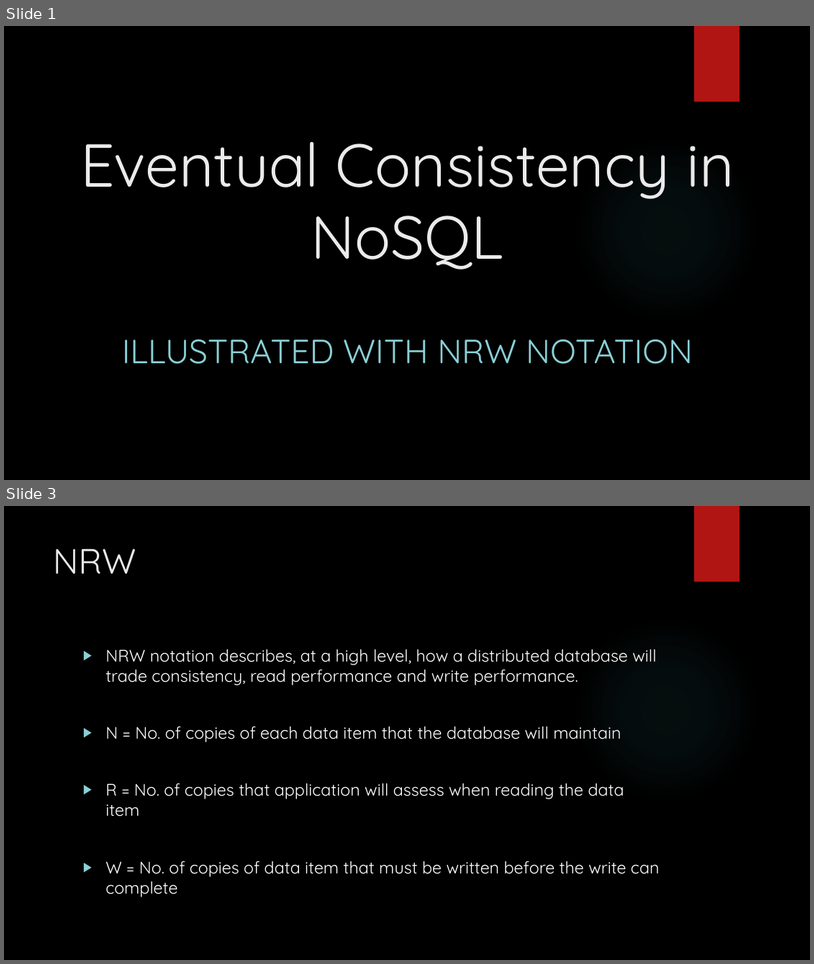
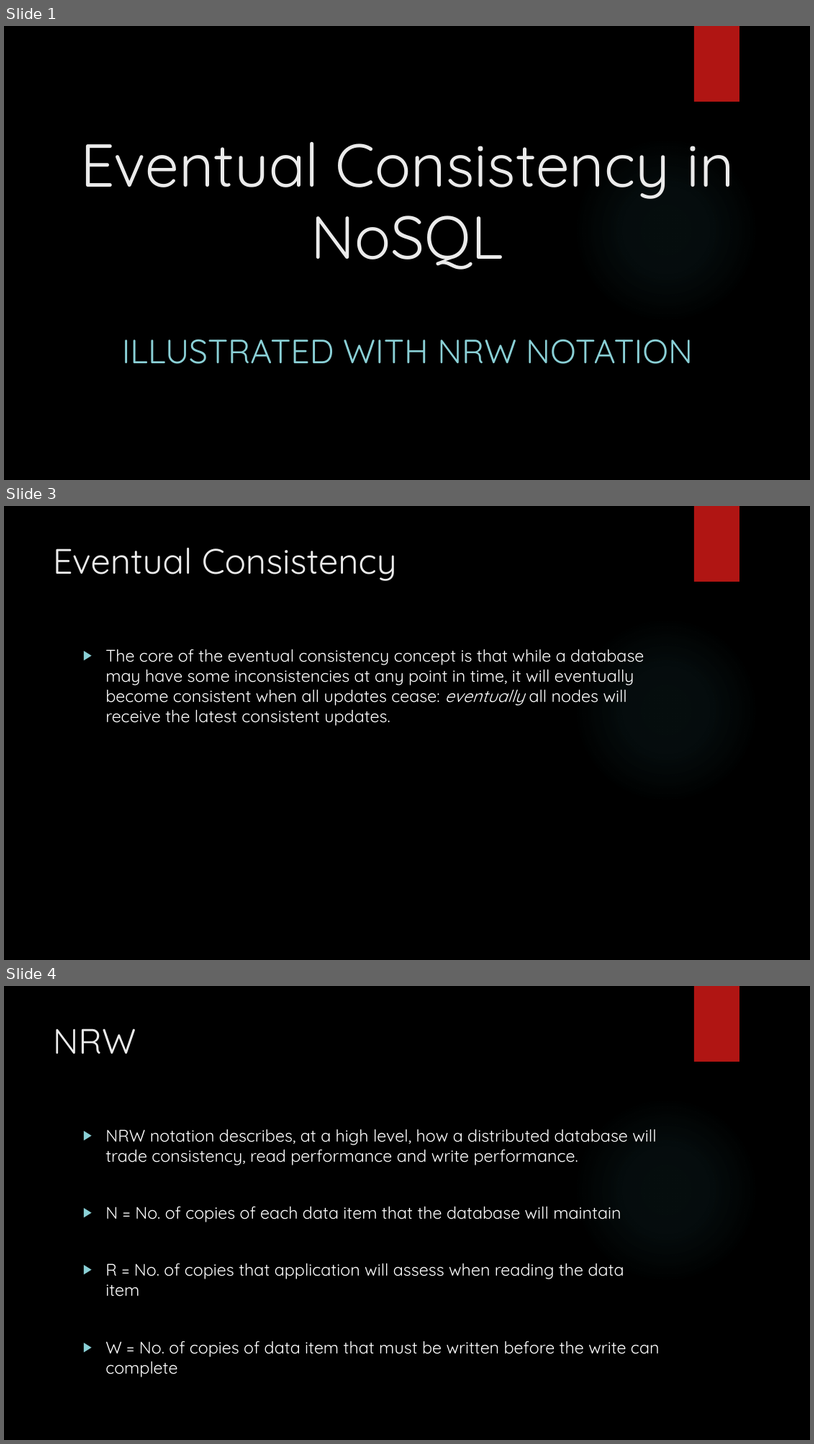
Before and after one commit to MaxWOU/cs364pptx, a slide deck: group6slidshow.pptx. Shown one above the other, each under a label of ours: slides 1 and 3 before the commit, slides 1, 3 and 4 after it; the slides between them are not shown. The pictures are 814x964 and 814x1444 pixels, drawn with LibreOffice and Linux fonts; fonts in the diff are those of the drawing; background and template pictures are left out. Boxes give left, top, right and bottom in pixels: in the first picture for what was removed or moved away, otherwise in the second. Text is boxed around its words. In the diff, an @@ line names an element or a change of style, - is before the commit and + after.

```diff
--- a/group6slidshow.pptx
+++ b/group6slidshow.pptx
@@ slide 3 added at [4,506,810,960], background picture (left out); not listed: 2 template elements that a slide beside it also shows @@
@@ title added at [53,547,397,581], 42 pt, text #EBEBEB @@
+Eventual Consistency
@@ text added at [106,649,644,726], 20 pt, text #FFFFFF @@
+▶ The core of the eventual consistency concept is that while a database may have some inconsistencies at any point in time, it will eventually become consistent when all updates cease: eventually all nodes will receive the latest consistent updates.
@@ what was slide 3 is now slide 4 @@
```
Also in this commit, not shown: 1 slide changed, 2 other slides added.
